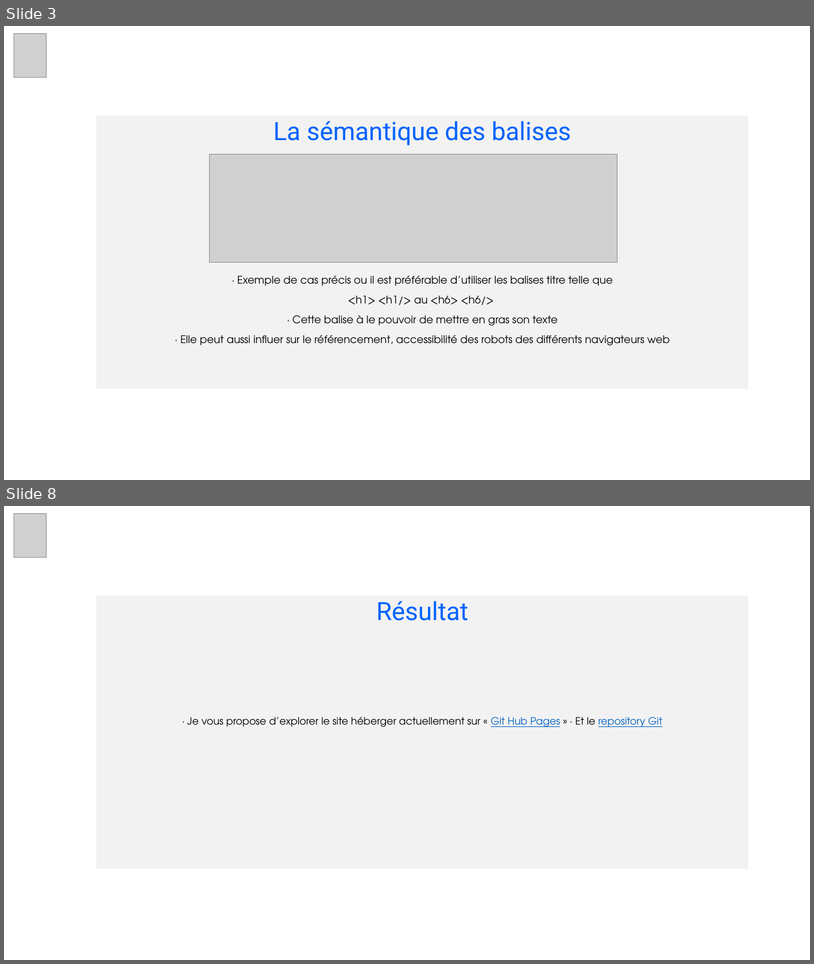
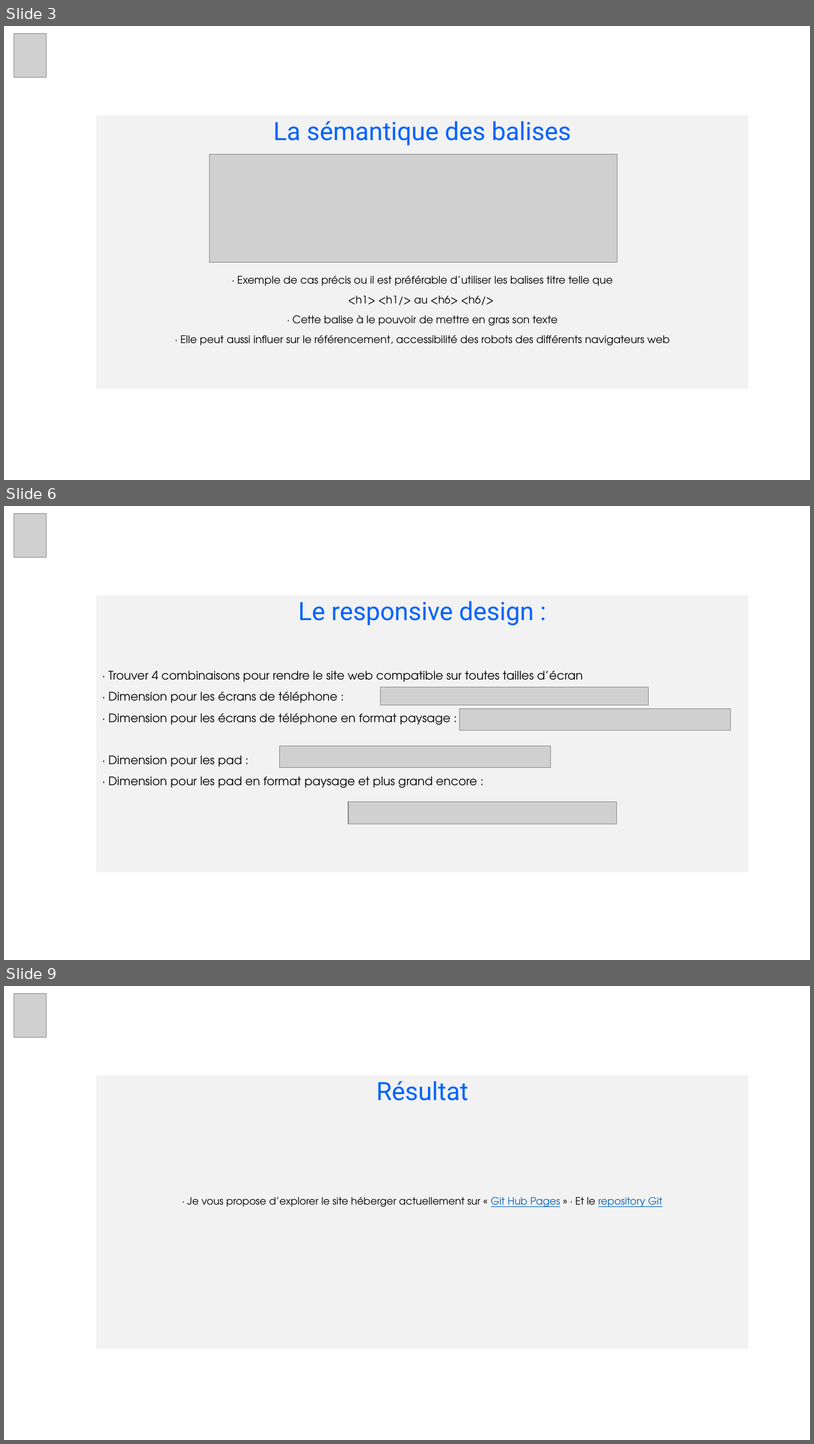
Before and after one commit to Lyss74/DercourtSulyvan_2_22102020, a slide deck: Presentation_Reservia_2_22102020.pptx. Shown one above the other, each under a label of ours: slides 3 and 8 before the commit, slides 3, 6 and 9 after it; the slides between them are not shown. The pictures are 814x964 and 814x1444 pixels, drawn with LibreOffice and Linux fonts; fonts in the diff are those of the drawing; grey boxes stand for pictures. Boxes give left, top, right and bottom in pixels: in the first picture for what was removed or moved away, otherwise in the second. Text is boxed around its words. In the diff, an @@ line names an element or a change of style, - is before the commit and + after.

```diff
--- a/Presentation_Reservia_2_22102020.pptx
+++ b/Presentation_Reservia_2_22102020.pptx
@@ slide 6 added at (4, 506, 810, 960), background #FFFFFF @@
@@ picture added at (14, 513, 47, 558) @@
@@ subtitle added at (96, 595, 749, 872), fill #F2F2F2, 14 pt, text #000000 @@
+Le responsive design :
+· Trouver 4 combinaisons pour rendre le site web compatible sur toutes tailles d’écran
+· Dimension pour les écrans de téléphone :
+· Dimension pour les écrans de téléphone en format paysage :
+· Dimension pour les pad :
+· Dimension pour les pad en format paysage et plus grand encore :
@@ picture added at (381, 687, 650, 705) @@
@@ picture added at (460, 709, 731, 730) @@
@@ picture added at (280, 745, 551, 767) @@
@@ picture added at (348, 802, 617, 823) @@
@@ what was slide 8 is now slide 9 @@
```
Also in this commit, not shown: 2 slides changed, 3 other slides added, 3 slides removed.
